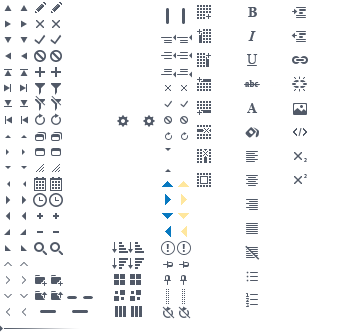
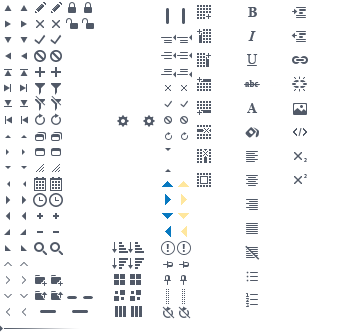
Revision of a layered (340, 336) image; what changed, layer by layer:
added group "Lock" with 5 layers above "exclamation copy" over 66, 2, 94, 29
added layer "unlock hover" in group "Lock" over 82, 18, 94, 29
added layer "unlock" in group "Lock" over 66, 18, 78, 29
added layer "lock hover" in group "Lock" over 84, 2, 92, 13
added layer "lock" in group "Lock" over 68, 2, 76, 13
